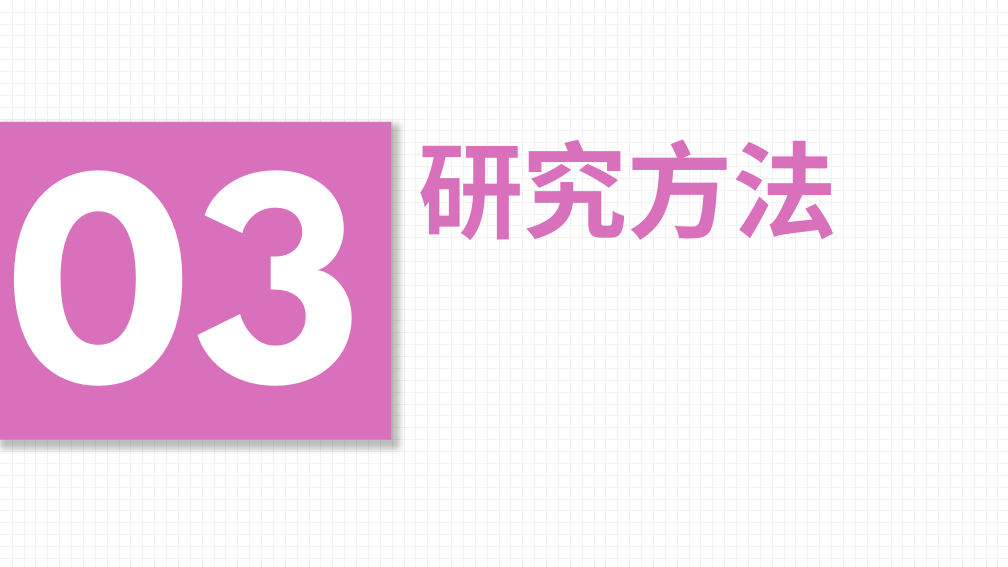
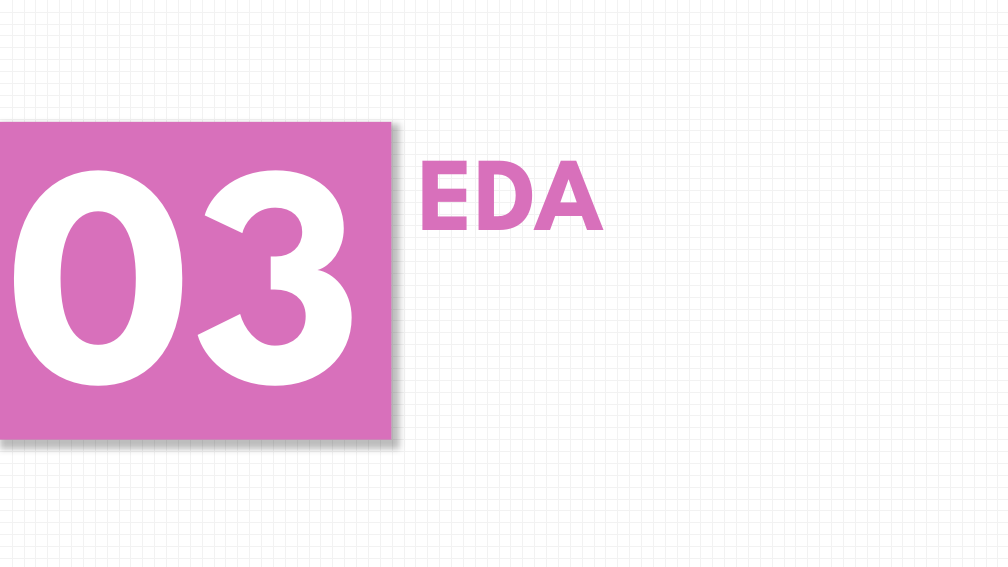
Before and after one commit to lloydliu717/MidtermProject, a slide deck: slide 12 of Presentation.pptx (slide 7 before the commit). Drawn at 1008x567 pixels with LibreOffice and Linux fonts; fonts in the diff are those of the drawing. Boxes give left, top, right and bottom in pixels: in the first picture for what was removed or moved away, otherwise in the second. Text is boxed around its words. In the diff, an @@ line names an element or a change of style, - is before the commit and + after.

```diff
--- a/Presentation.pptx
+++ b/Presentation.pptx
@@ text at <box>418,160,605,230</box>: text changed @@
-研究方法
+EDA
```
Also in this commit, not shown: 1 other slide changed, 12 slides added, 6 slides removed.
